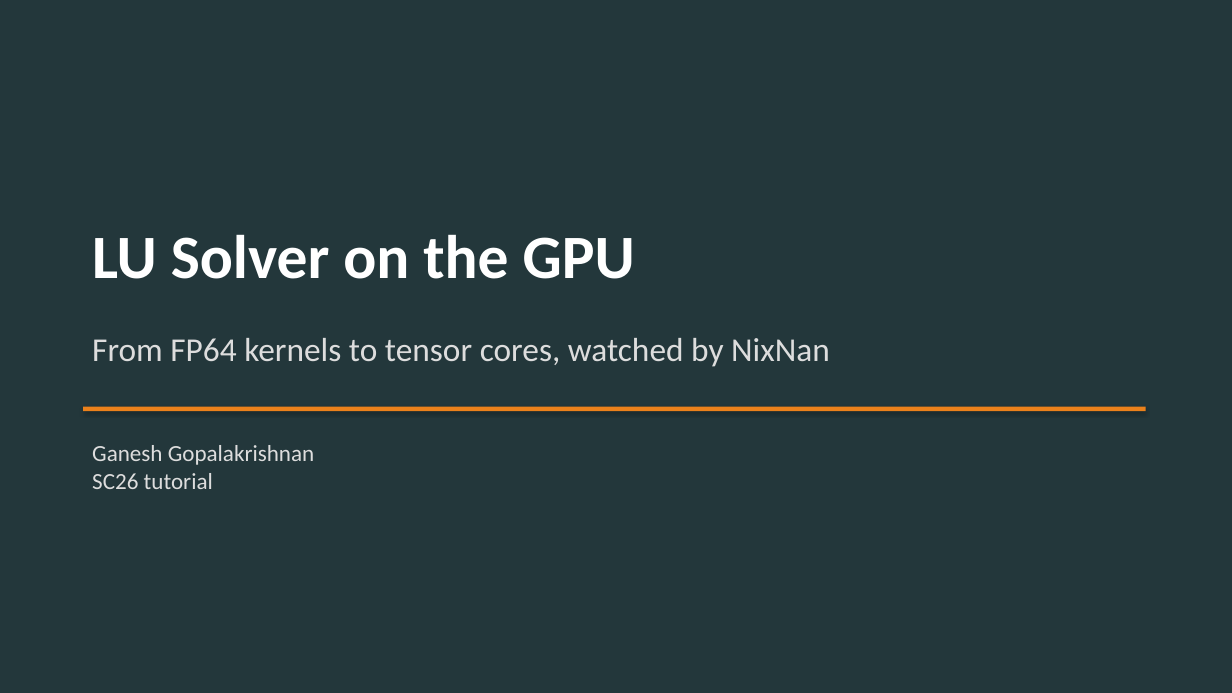
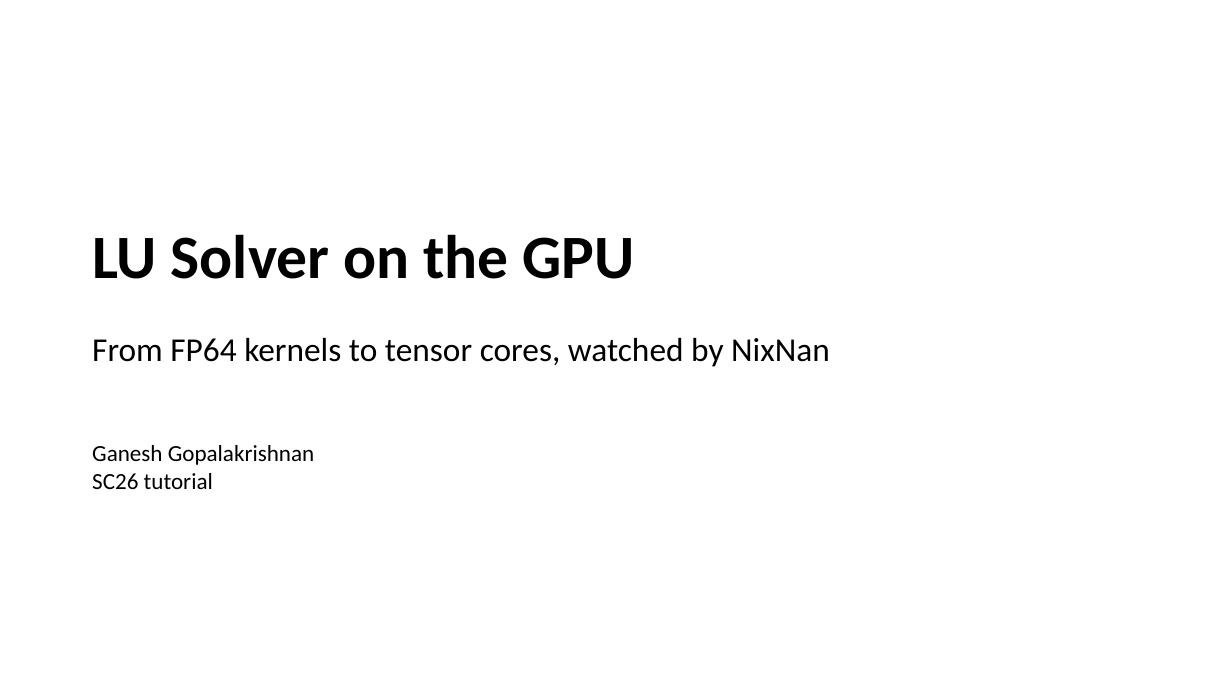
Before and after one commit to parfloat/SC26-Tutorial, a slide deck: slide 1 of lu_solve_gpu/LU_Slides.pptx. Drawn at 1232x693 pixels with LibreOffice and Linux fonts; fonts in the diff are those of the drawing. Boxes give left, top, right and bottom in pixels: in the first picture for what was removed or moved away, otherwise in the second. Text is boxed around its words. In the diff, an @@ line names an element or a change of style, - is before the commit and + after.

```diff
--- a/lu_solve_gpu/LU_Slides.pptx
+++ b/lu_solve_gpu/LU_Slides.pptx
@@ rectangle removed at (0, 0, 1232, 693) @@
@@ text "LU Solver on the GPU" at (92, 234, 635, 279): text colour #FFFFFF to #000000 @@
@@ text "From FP64 kernels to tensor ..." at (92, 338, 830, 367): text colour #DDDDDD to #000000 @@
@@ rectangle removed at (83, 407, 1146, 411) @@
@@ text "Ganesh Gopalakrishnan" at (92, 445, 315, 489): text colour #DDDDDD to #000000 @@
```
Also in this commit, not shown: 3 other slides changed, 1 other file.
